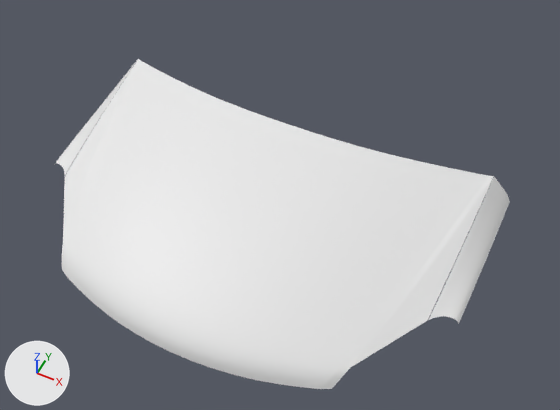
The Blender file Opel_Astra_H.blend: old version first, new version second.
Camera for both pictures: a camera (50 mm lens) standing at (1.85, -5.32, 4.44) and looking at (0.07, -1.77, 0.0). The lights are fixed; the arrows at lower left show +X, +Y and +Z.
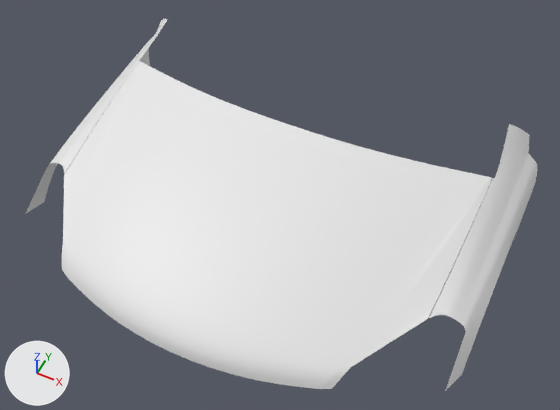
Location of each change, [x1, y1, x2, y2] in pixels of the pictures (560 x 410 px):
```json
{"object": "Plane", "change": "reshaped", "before": [54, 59, 510, 389], "after": [26, 19, 537, 391], "on screen": "12% wider, 13% taller"}
{"part": 1, "of": "me_plane", "change": "built on", "before": [54, 59, 510, 359], "after": [26, 19, 537, 391]}
```

Edits to the scene script, one JSON object a line:
```json
{"block": "me_plane", "where": "# used by ob_plane; location = (-0.031, -2.447, 0.0)"}
{"op": "remove", "block": "me_plane", "code": "me_plane.from_pydata(...)  # 48 vertices, 30 faces; spans x 0.0..1.68, y -0.78..1.32, z -0.11..0.53"}
{"op": "add", "block": "me_plane", "code": "me_plane.from_pydata(...)  # 70 vertices, 45 faces; spans x 0.0..1.8, y -0.78..1.82, z -0.69..0.55"}
{"block": "me_plane", "change": "me_plane part 1"}
{"block": "me_plane", "change": "4 vertices are removed from x 1.55..1.68, y 0.21..1.32, z 0.06..0.38"}
{"block": "me_plane", "change": "5 faces are deleted"}
{"block": "me_plane", "change": "3 vertices in x 1.52, y 1.28, z 0.41 move by (-0.01, 0.0, -0.02)"}
{"block": "me_plane", "change": "11 vertices move from x 1.47..1.68, y 0.11..1.27, z 0.09..0.41 to x 1.47..1.75, y 0.11..1.27, z 0.08..0.4"}
{"block": "me_plane", "change": "26 vertices are added at x 1.48..1.8, y -0.15..1.82, z -0.69..0.55"}
{"block": "me_plane", "change": "20 new faces join them"}
```
